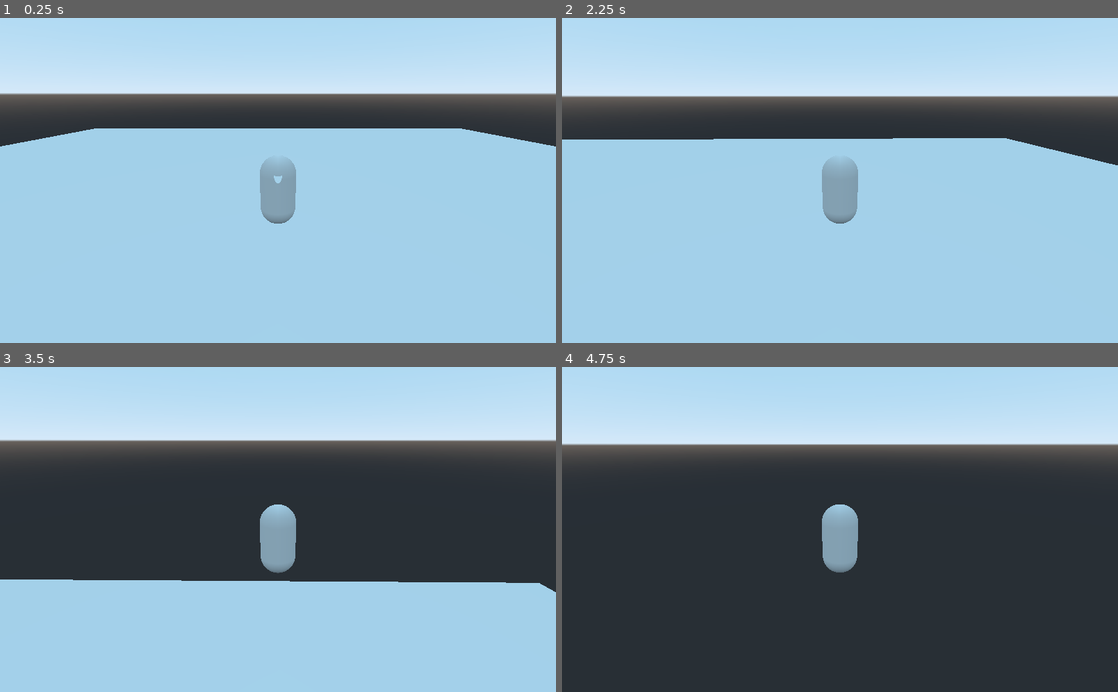
Above: before the commit, frames 1-4 (two rows, left to right).
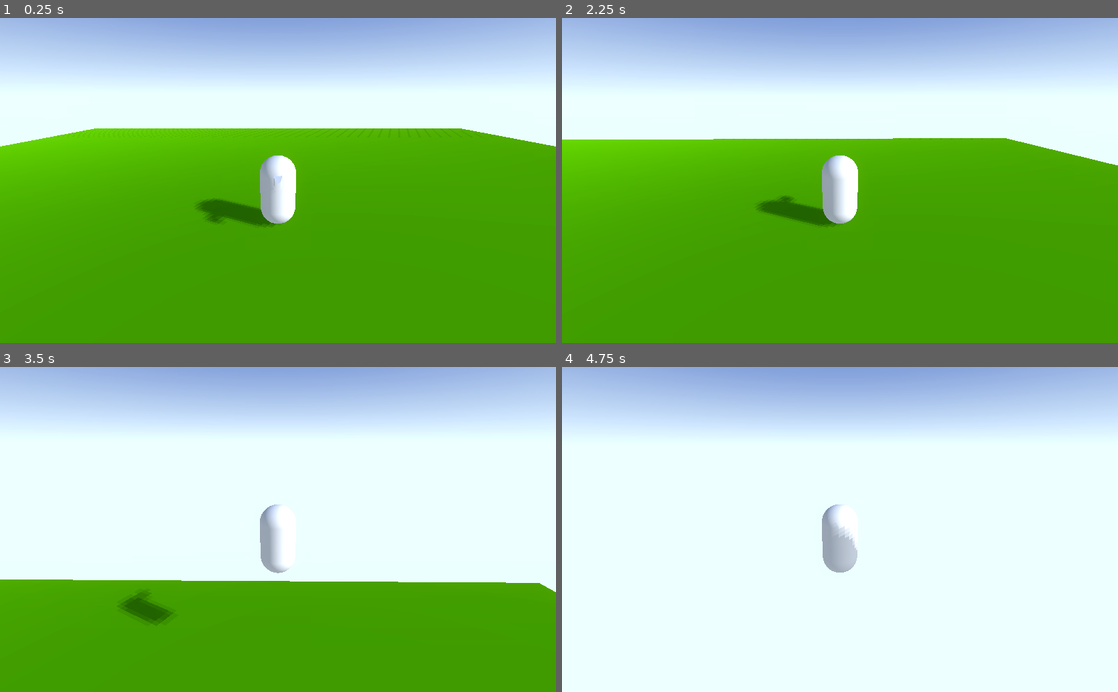
Above: after the commit, the same moments.

Repository: cjgladback/Thatched
Game: Godot game, scene res://Scenes/Level.tscn
Two runs of this game, one before a commit and one after it. Both use one fixed random seed, a clock stepped at 60 frames per second and the inputs below.
Inputs (mouse positions are in pixels of both pictures, inside the frame that each line leads up to):
- Up to frame 1 (0.25 s): no input
- Up to frame 2 (2.25 s): tap Enter at 0.5 s; move the mouse to (962, 164) at 0.52 s; press the mouse at (962, 164) at 0.53 s; hold D (right) 0.53-1.28 s; tap Space (jump) at 0.77, 1.52 s; move the mouse to (812, 180) at 1.27 s; release the mouse at (812, 180) at 1.28 s; hold W (forward) from 1.28 s (still down); click (812, 180) at 1.35 s; move the mouse to (851, 174) at 2.02 s; press the mouse at (851, 174) at 2.03 s
- Up to frame 3 (3.5 s): keep holding W (forward); move the mouse to (272, 536) at 2.77 s; release the mouse at (272, 536) at 2.78 s; click (272, 536) at 2.85 s; tap Space (jump) at 3.02 s
- Up to frame 4 (4.75 s): keep holding W (forward); move the mouse to (878, 532) at 3.52 s; press the mouse at (878, 532) at 3.53 s; tap Space (jump) at 3.77, 4.52 s; move the mouse to (795, 526) at 4.27 s; release the mouse at (795, 526) at 4.28 s; click (795, 526) at 4.35 s

The runs differ from the first frame. In frame 1, 85% of the frame differs, in the area x 0-100%, y 0-100%; in frame 2, 85%; in frame 3, 85%; in frame 4, 85%.

Commit message:
Lighting beginning
Started into lighting tweaks, using some tips (adjusted to fit my candy-colored PS1 game goals and GLES2 limitations for web) from Tokisan Games https://www.youtube.com/watch?v=8kwnCxK8Vc8

Meanwhile, unnoticed in the raw files, my thatchling is about half modeled.

Diff:
--- a/ThatchedGame/Scenes/Level.tscn
+++ b/ThatchedGame/Scenes/Level.tscn
@@ -1,11 +1,8 @@
 [gd_scene load_steps=4 format=2]
 
 [ext_resource path="res://Assets/PlayerCharacter.tscn" type="PackedScene" id=1]
-
-[sub_resource type="BoxShape" id=1]
-extents = Vector3( 20, 0.5, 20 )
-
-[sub_resource type="QuadMesh" id=2]
+[ext_resource path="res://assets/colliderSquareBig.tscn" type="PackedScene" id=2]
+[ext_resource path="res://default_env.tres" type="Environment" id=3]
 
 [node name="Spatial" type="Spatial"]
 
@@ -13,11 +10,20 @@
 
 [node name="StaticBody" type="StaticBody" parent="."]
 
-[node name="CollisionShape" type="CollisionShape" parent="StaticBody"]
-transform = Transform( 1, 0, 0, 0, 1, 0, 0, 0, 1, 0, -0.5, 0 )
-shape = SubResource( 1 )
+[node name="collSquare" parent="StaticBody" instance=ExtResource( 2 )]
 
-[node name="MeshInstance" type="MeshInstance" parent="StaticBody/CollisionShape"]
-transform = Transform( 40, 0, 0, 0, -1.74846e-06, 1, 0, -40, -4.37114e-08, 0, 0.5, 0 )
-mesh = SubResource( 2 )
-material/0 = null
+[node name="collSquare1" parent="StaticBody" instance=ExtResource( 2 )]
+transform = Transform( 0.583975, -0.216459, -0.78238, 0.347558, 0.937659, 0, 0.733605, -0.271922, 0.622801, 24.2076, 2.70367, 20.3877 )
+
+[node name="collSquare2" parent="StaticBody" instance=ExtResource( 2 )]
+transform = Transform( 0.797987, -0.138152, -0.586627, 0.170588, 0.985342, 0, 0.578028, -0.100071, 0.809857, 2.48463, -0.5, 25.42 )
+
+[node name="WorldEnvironment" type="WorldEnvironment" parent="."]
+environment = ExtResource( 3 )
+
+[node name="DirectionalLight" type="DirectionalLight" parent="WorldEnvironment"]
+transform = Transform( -0.433722, 0.516819, 0.738094, 0, -0.819152, 0.573576, 0.901047, 0.248773, 0.355284, 0, 7.74575, 0 )
+light_color = Color( 0.8, 0.8, 0.8, 1 )
+light_energy = 0.8
+shadow_enabled = true
+shadow_color = Color( 0.28, 0.28, 0.28, 1 )
--- /dev/null
+++ b/ThatchedGame/assets/colliderSquareBig.tscn
@@ -0,0 +1,19 @@
+[gd_scene load_steps=4 format=2]
+
+[sub_resource type="BoxShape" id=1]
+extents = Vector3( 20, 0.5, 20 )
+
+[sub_resource type="SpatialMaterial" id=3]
+albedo_color = Color( 0.35695, 0.59, 0.1239, 1 )
+
+[sub_resource type="QuadMesh" id=2]
+material = SubResource( 3 )
+
+[node name="CollisionShape" type="CollisionShape"]
+transform = Transform( 1, 0, 0, 0, 1, 0, 0, 0, 1, 0, -0.5, 0 )
+shape = SubResource( 1 )
+
+[node name="MeshInstance" type="MeshInstance" parent="."]
+transform = Transform( 40, 0, 0, 0, -1.74846e-06, 1, 0, -40, -4.37114e-08, 0, 0.5, 0 )
+mesh = SubResource( 2 )
+material/0 = null
--- a/ThatchedGame/default_env.tres
+++ b/ThatchedGame/default_env.tres
@@ -1,7 +1,28 @@
 [gd_resource type="Environment" load_steps=2 format=2]
 
 [sub_resource type="ProceduralSky" id=1]
+sky_top_color = Color( 0.262745, 0.364706, 0.603922, 1 )
+sky_horizon_color = Color( 0.854902, 0.913725, 0.94902, 1 )
+sky_curve = 0.13
+ground_bottom_color = Color( 0.854902, 0.913725, 0.94902, 1 )
+ground_horizon_color = Color( 0.854902, 0.913725, 0.94902, 1 )
+sun_color = Color( 1, 0.985833, 0.95, 1 )
+sun_latitude = 34.0
+sun_longitude = 115.0
+sun_angle_max = 30.0
+sun_curve = 0.015
+sun_energy = 30.0
 
 [resource]
 background_mode = 2
 background_sky = SubResource( 1 )
+ambient_light_color = Color( 0.501961, 0.501961, 0.501961, 1 )
+ambient_light_energy = 0.9
+ambient_light_sky_contribution = 0.5
+glow_enabled = true
+glow_intensity = 1.0
+glow_strength = 0.8
+glow_bloom = 1.0
+adjustment_enabled = true
+adjustment_contrast = 1.2
+adjustment_saturation = 1.45
--- a/ThatchedGame/project.godot
+++ b/ThatchedGame/project.godot
@@ -66,4 +66,5 @@
 quality/driver/driver_name="GLES2"
 vram_compression/import_etc=true
 vram_compression/import_etc2=false
+quality/shading/use_physical_light_attenuation=true
 environment/default_environment="res://default_env.tres"
Not shown, changed: ThatchedGame/assets/raw/thatched01.blend
